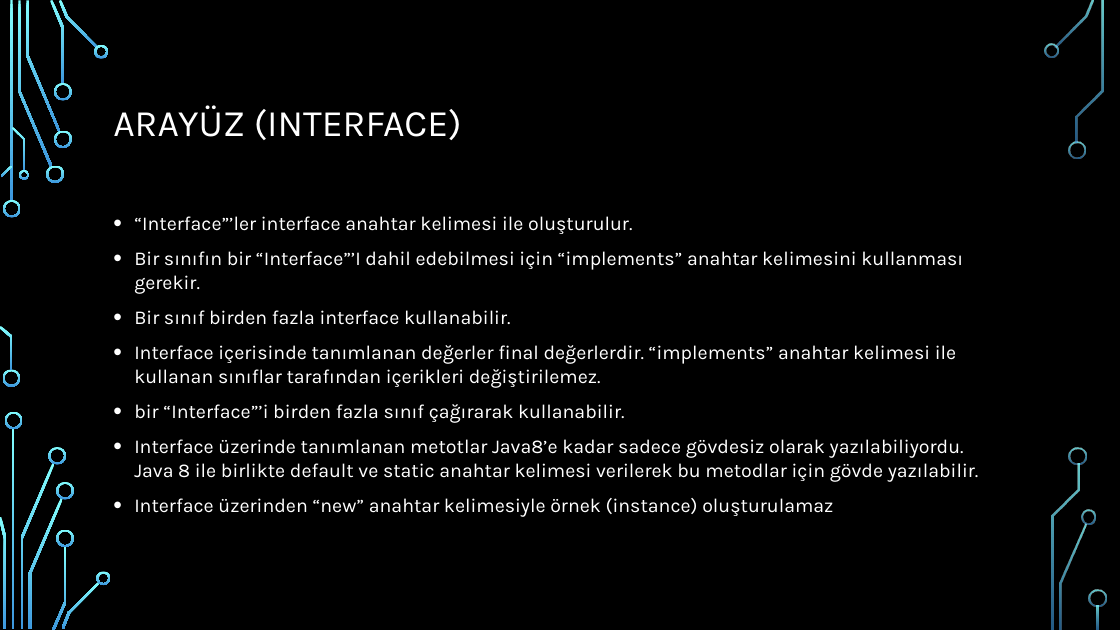
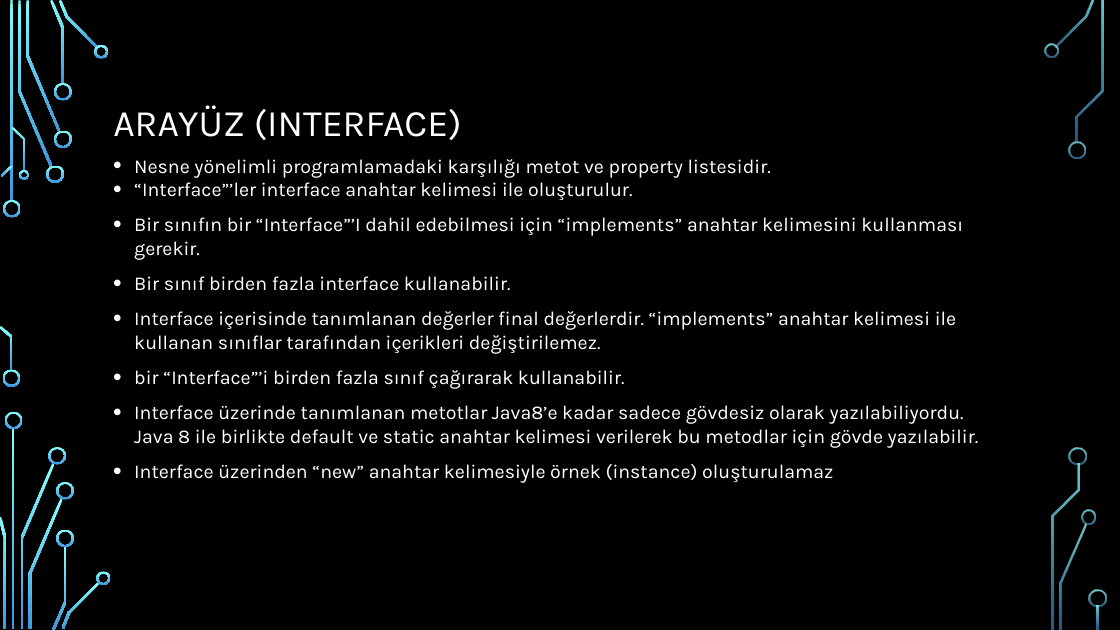
Before and after one commit to burakduman-bilgeadam/sunum, a slide deck: slide 55 of OOPPart2.pptx. Drawn at 1120x630 pixels with LibreOffice and Linux fonts; fonts in the diff are those of the drawing; background and template pictures are left out. Boxes give left, top, right and bottom in pixels: in the first picture for what was removed or moved away, otherwise in the second. Text is boxed around its words. In the diff, an @@ line names an element or a change of style, - is before the commit and + after.

```diff
--- a/OOPPart2.pptx
+++ b/OOPPart2.pptx
@@ text "Nesne yönelimli programlamadaki karşılığı metot ...": place and size @@
-text "Nesne yönelimli programlamadaki karşılığı metot ..." at [134,216,979,517]
+text "Nesne yönelimli programlamadaki karşılığı metot ..." at [134,159,979,483]
@@ text at [134,159,771,178]: paragraph added @@
+• Nesne yönelimli programlamadaki karşılığı metot ve property listesidir.
```
Also in this commit, not shown: 3 other slides changed, 26 slides added, 5 other files.
